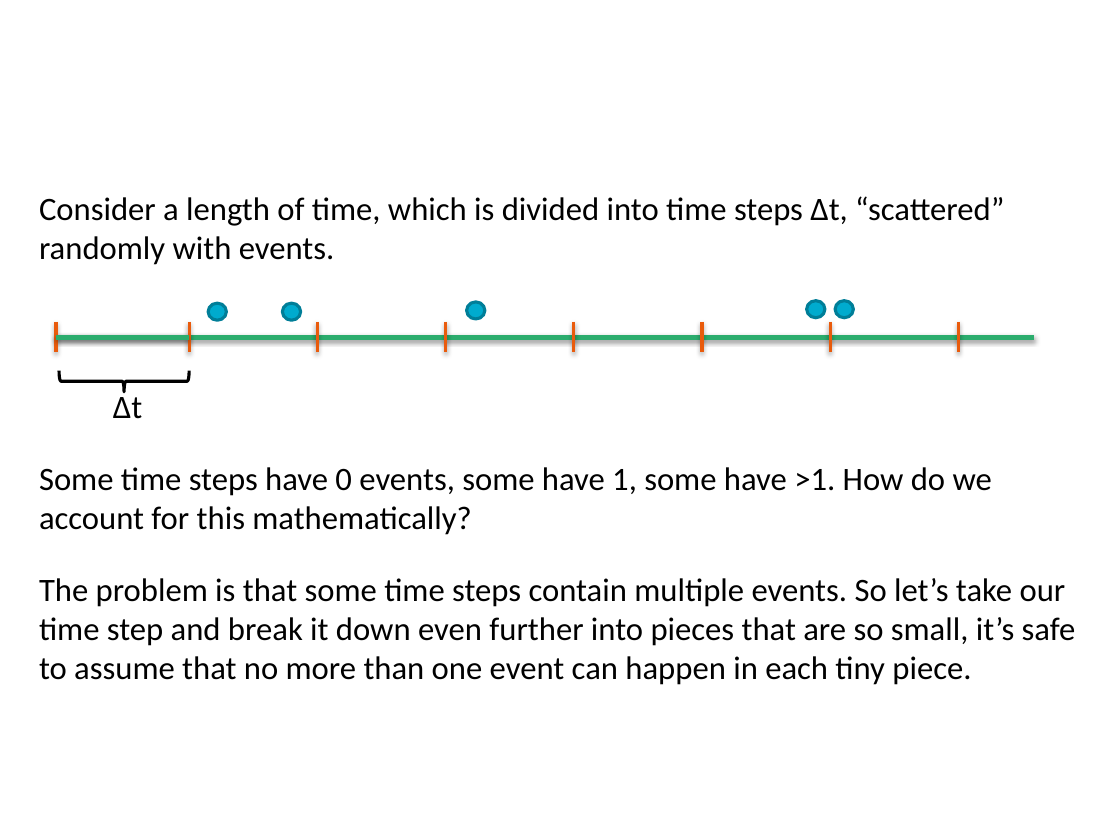
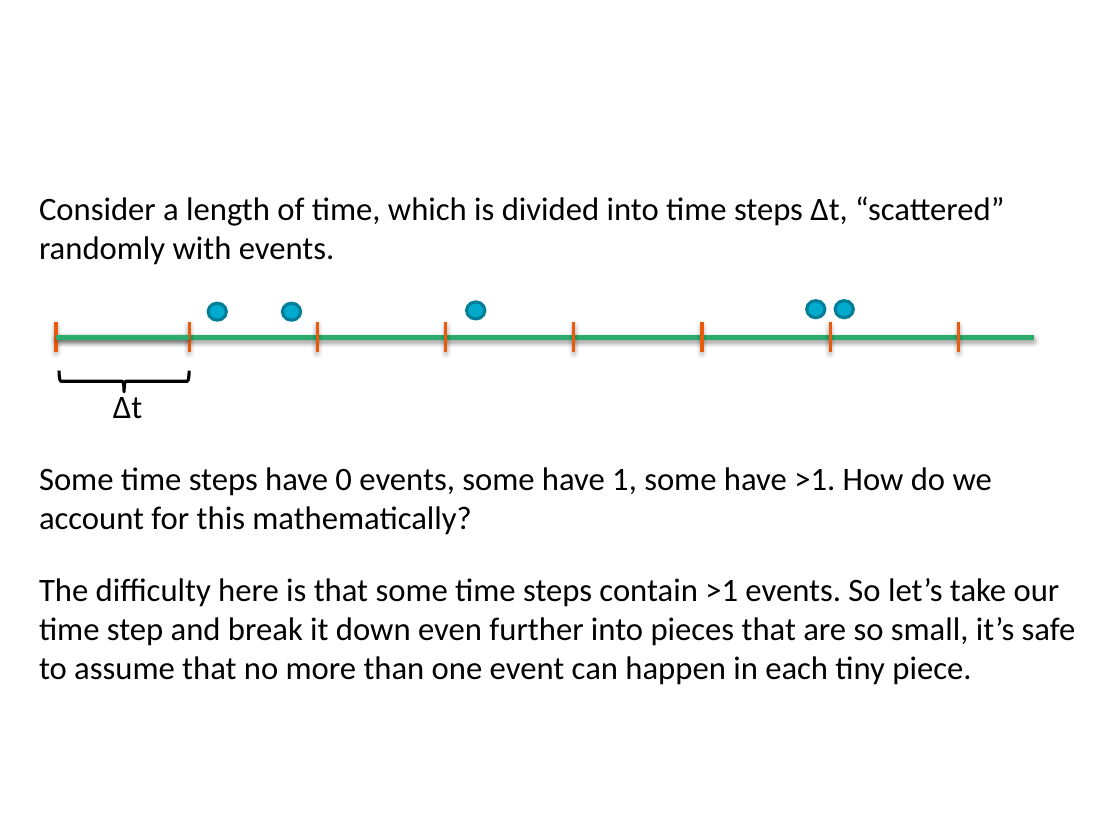
Before and after one commit to cmmid/mtm, a slide deck: slide 10 of slides/Lecture_08_StochasticIBM.pptx. Drawn at 1120x840 pixels with LibreOffice and Linux fonts; fonts in the diff are those of the drawing; background and template pictures are left out. Boxes give left, top, right and bottom in pixels: in the first picture for what was removed or moved away, otherwise in the second. Text is boxed around its words. In the diff, an @@ line names an element or a change of style, - is before the commit and + after.

```diff
--- a/slides/Lecture_08_StochasticIBM.pptx
+++ b/slides/Lecture_08_StochasticIBM.pptx
@@ text at (x1=39, y1=578, x2=1076, y2=685): text changed @@
-The problem is that some time steps contain multiple events. So let’s take our time step and break it down even further into pieces that are so small, it’s safe to assume that no more than one event can happen in each tiny piece.
+The difficulty here is that some time steps contain >1 events. So let’s take our time step and break it down even further into pieces that are so small, it’s safe to assume that no more than one event can happen in each tiny piece.
```
Also in this commit, not shown: 5 other slides changed, 1 slide added, 34 other files.
